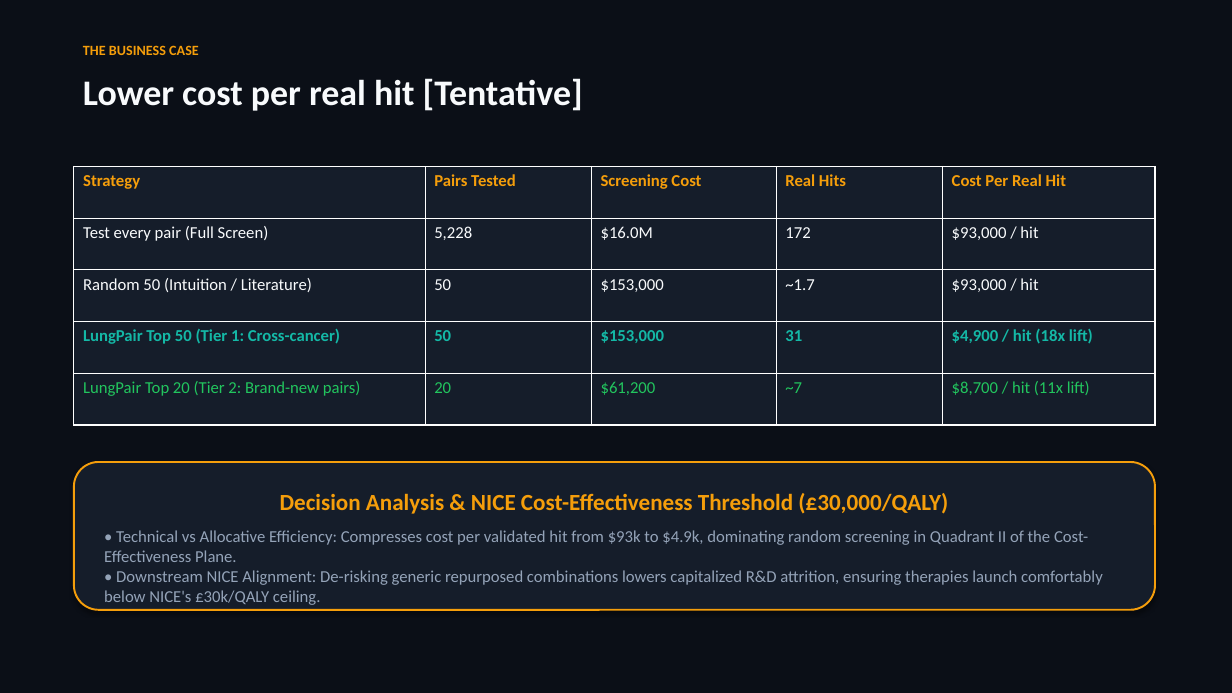
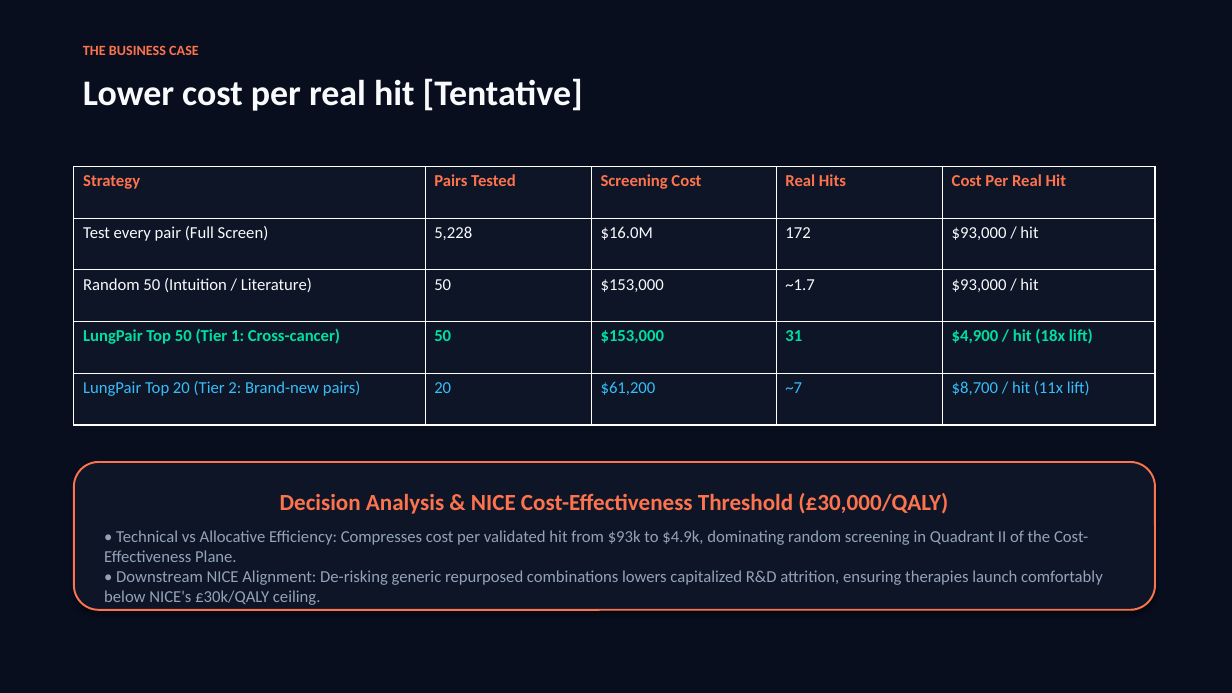
Before and after one commit to leventkoymen/backprop-to-the-future-b56f8f5e-submission-repo, a slide deck: slide 6 of docs/LungPair_Pitch_Deck_Team_Backprop.pptx. Drawn at 1232x693 pixels with LibreOffice and Linux fonts; fonts in the diff are those of the drawing. Boxes give left, top, right and bottom in pixels: in the first picture for what was removed or moved away, otherwise in the second. Text is boxed around its words. In the diff, an @@ line names an element or a change of style, - is before the commit and + after.

Commit message:
Style: update deck PPTX and PDFs with Canva color architecture (Midnight Navy, Mint, Cantaloupe Orange) and Med 2026 toxicity quote

```diff
--- a/docs/LungPair_Pitch_Deck_Team_Backprop.pptx
+++ b/docs/LungPair_Pitch_Deck_Team_Backprop.pptx
@@ rectangle at <box>0,0,1232,693</box>: fill #0B0F17 to #080E1E @@
@@ text "THE BUSINESS CASE" at <box>83,45,199,55</box>: text colour #F59E0B to #FC734D @@
@@ table at <box>74,166,1155,425</box> @@
@@ fill #151D2A to #0D1527 in 25 cells @@
@@ text colour #F59E0B to #FC734D in "Strategy", "Pairs Tested", "Screening Cost", "Real Hits" and 1 more places @@
@@ text colour #14B8A6 to #00DFA2 in "LungPair Top 50 (Tier 1: Cross-cancer)", "50", "$153,000", "31" and 1 more places @@
@@ text colour #22C55E to #38BDF8 in "LungPair Top 20 (Tier 2: Brand-new pairs)", "20", "$61,200", "~7" and 1 more places @@
@@ rounded rectangle "Decision Analysis & NICE Cost-Effectiveness ..." at <box>74,462,1155,610</box>: fill #151D2A to #0D1527; outline #F59E0B 1.5 pt to #FC734D 1.5 pt @@
@@ text in rounded rectangle at <box>280,493,948,514</box>: text colour #F59E0B to #FC734D in "Decision Analysis & NICE Cost-Effectiveness Threshold (£30,0 ..." @@
```
Also in this commit, not shown: 7 other slides changed, 2 other files.
